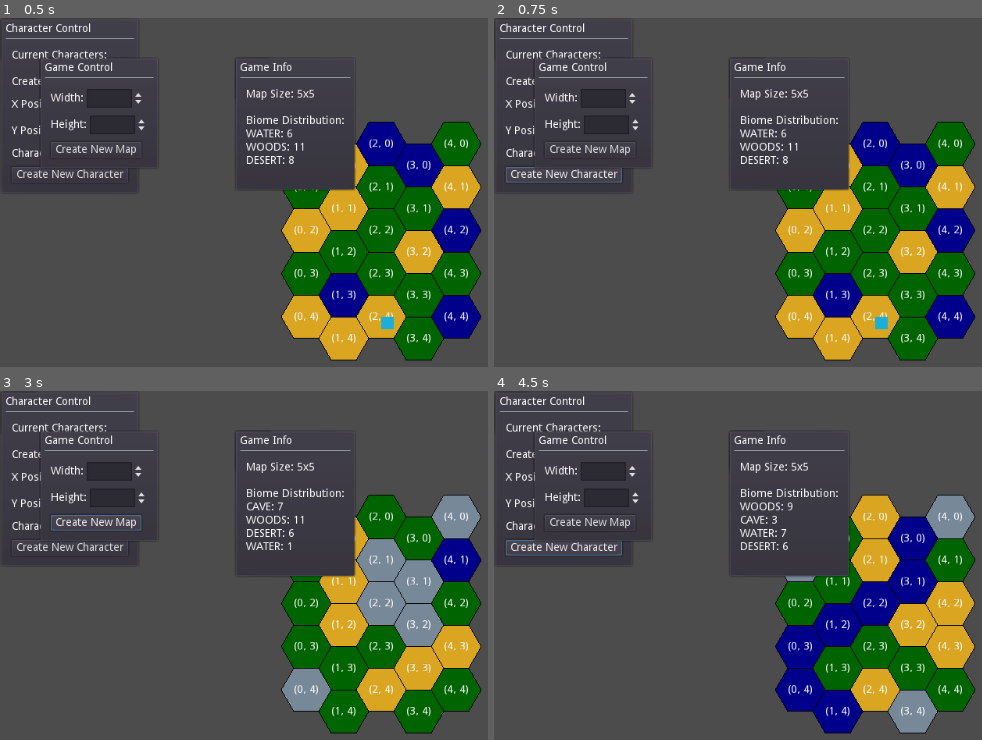
Above: before the commit, frames 1-4 (two rows, left to right).
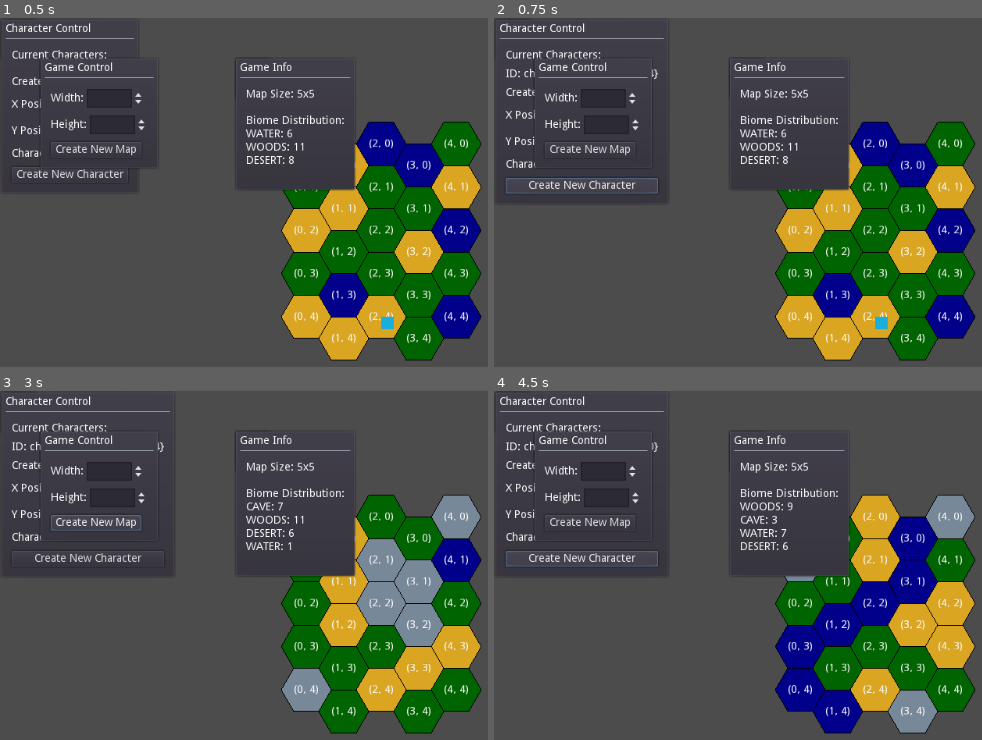
Above: after the commit, the same moments.

Repository: vgMonky/hexa_survival
Game: Godot game, scene res://hex_survival/main.tscn
Same seed, same stepped clock (60 frames per second), same inputs: the game is played once before the commit and once after it.
Inputs:
- Up to frame 1 (0.5 s): no input
- Up to frame 2 (0.75 s): click "Create New Character" at 0.5 s
- Up to frame 3 (3 s): click "Create New Character" at 1.25 s; click "Create New Character" at 2 s; click "Create New Map" at 2.75 s
- Up to frame 4 (4.5 s): click "Create New Map" at 3.5 s; click "Create New Character" at 4.25 s

Frame 1 is identical in both runs. In frame 2, 1.7% of the frame differs, in the area x 2-35%, y 5-51%; in frame 3, 1.4%; in frame 4, 1.7%.
Error before the commit: Invalid call. Nonexistent function 'add_character' in base 'Node (state_manager.gd)'. (res://hex_survival/view/ui/character_control_panel.gd:87)

Commit message:
character control panel fixed

Diff:
--- a/hex_survival/view/ui/character_control_panel.gd
+++ b/hex_survival/view/ui/character_control_panel.gd
@@ -82,9 +82,8 @@
 	var position = Vector2(character_position_x_spinbox.value, character_position_y_spinbox.value)
 	var character_color = character_color_picker.color
 
-	# Call state manager or events to create a new character
-	var character_id = "char_" + str(OS.get_ticks_msec())  # Using current time as ID for uniqueness
-	state_manager.add_character(character_id, position, character_color)  # This function needs to be implemented in your state_manager
+	# Use the state_manager to create a new character using the CharacterEvents
+	state_manager.apply_state_change(CharacterEvents.create_character(position))
 
 	# Update the character list after creating a new character
 	_update_character_list()
